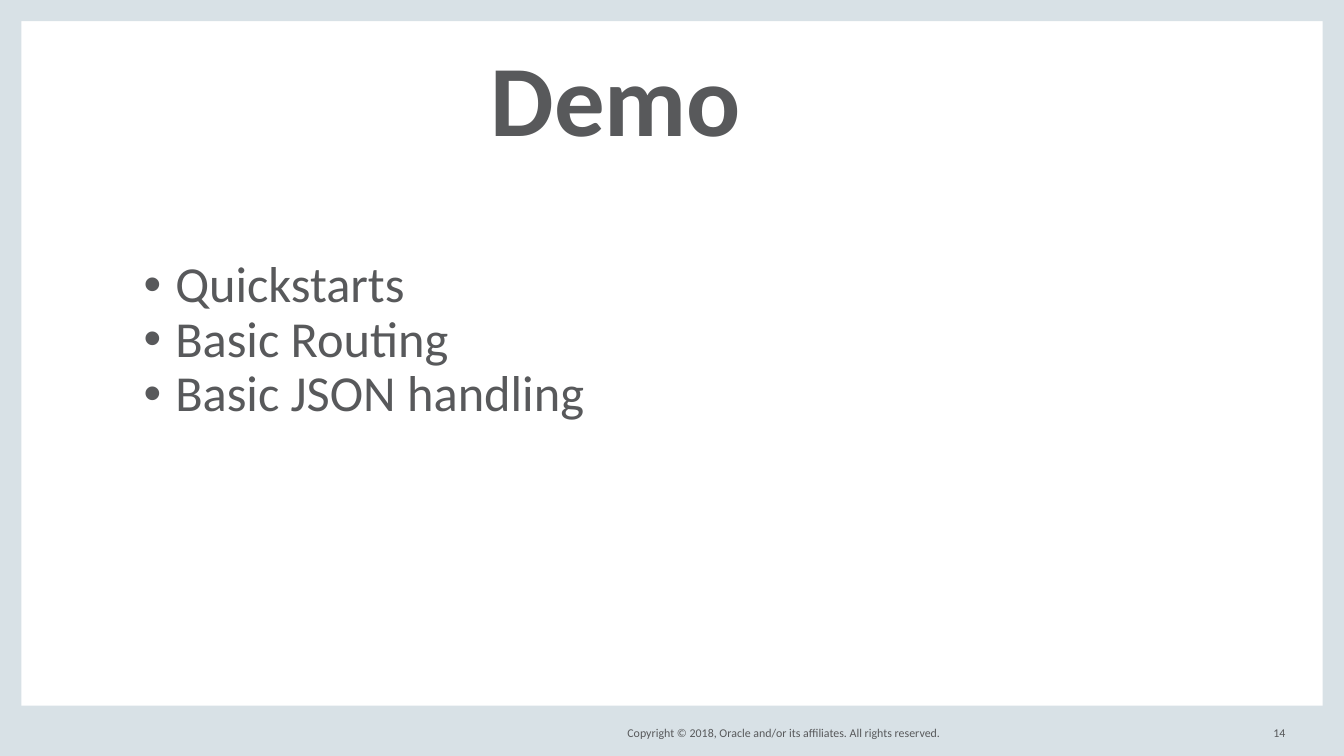
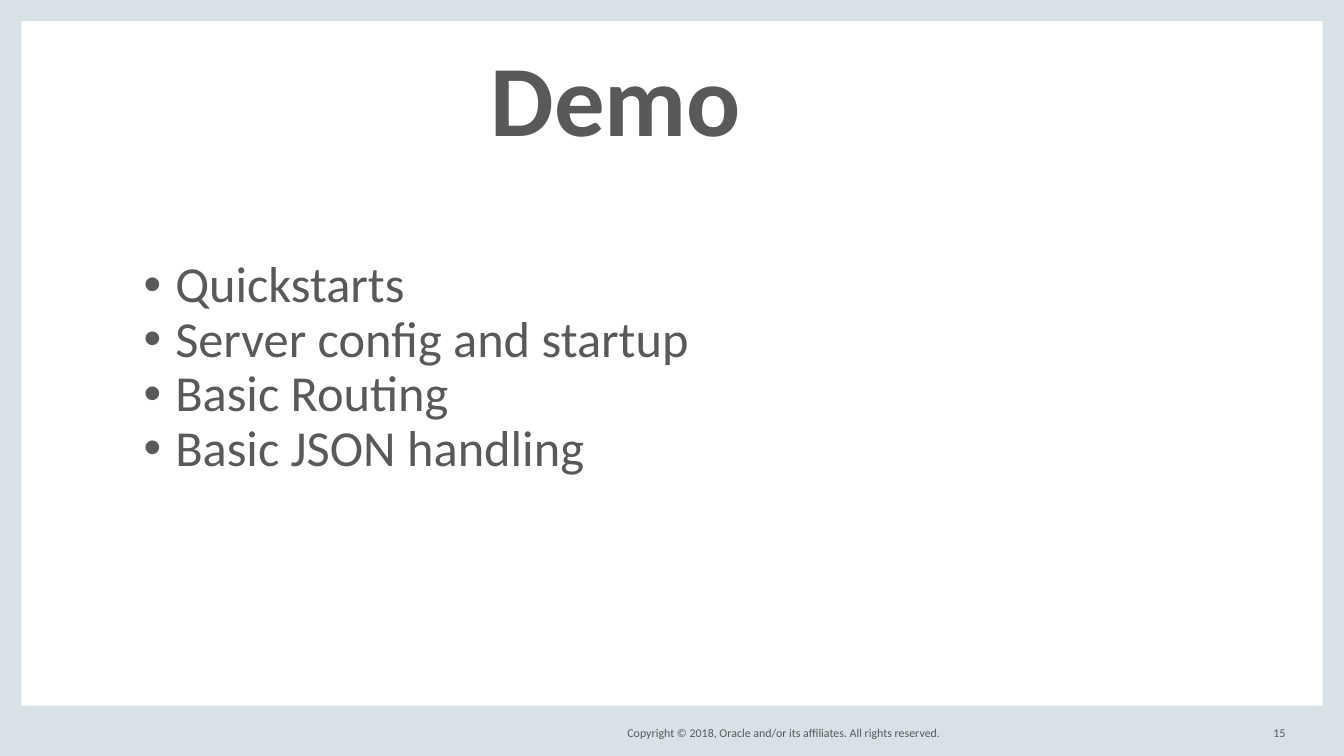
Before and after one commit to barchetta/codeone-2018, a slide deck: slide 15 of DEV5539_HelidonIntroCodeOne2018.pptx (slide 14 before the commit). Drawn at 1344x756 pixels with LibreOffice and Linux fonts; fonts in the diff are those of the drawing; background and template pictures are left out. Boxes give left, top, right and bottom in pixels: in the first picture for what was removed or moved away, otherwise in the second. Text is boxed around its words. In the diff, an @@ line names an element or a change of style, - is before the commit and + after.

```diff
--- a/DEV5539_HelidonIntroCodeOne2018.pptx
+++ b/DEV5539_HelidonIntroCodeOne2018.pptx
@@ text at [175, 322, 689, 366]: paragraph added @@
+• Server config and startup
@@ page number at [1273, 729, 1285, 737]: text changed @@
-14
+15
```
Also in this commit, not shown: 7 other slides changed, 1 slide added, 1 other file.
